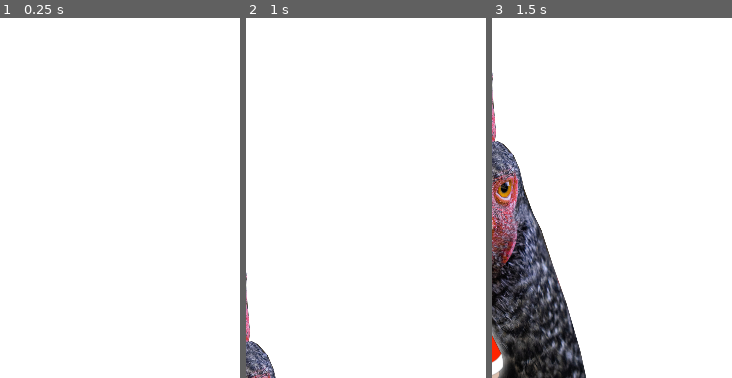
Above: before the commit, frames 1-3 (left to right).
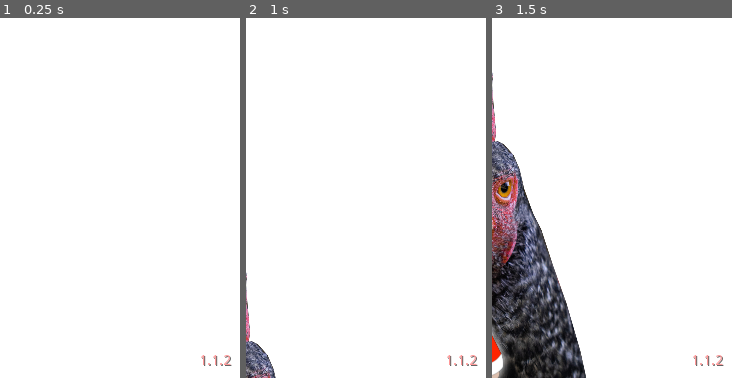
Above: after the commit, the same moments.

Repository: ilf-creative/dodge-them-turkeys
Game: Godot game, scene res://scenes/Main.tscn
Two runs of this game, one before a commit and one after it. Both use one fixed random seed, a clock stepped at 60 frames per second and the inputs below.
Inputs (mouse positions are % of the whole screen's width and height, from its top left):
- Up to frame 1 (0.25 s): no input
- Up to frame 2 (1 s): tap Enter at 0.5 s; move the mouse to (72, 45) at 0.52 s; hold Right (ui_right) from 0.53 s (still down); click (72, 45) at 0.67 s
- Up to frame 3 (1.5 s): move the mouse to (30, 55) at 1.27 s; release Right (ui_right) at 1.28 s; hold Down (ui_down) from 1.28 s (still down)
The pictures show only the part of the screen within x 50-100%, y 50-100%; the shares and areas given below are measured in that part.

The runs differ from the first frame. In frame 1, 0.2% of the frame differs, in the area x 83-97%, y 93-97%; in frame 2, 0.2%; in frame 3, 0.2%.

Commit message:
add version label

Diff:
--- a/project/scenes/HUD.gd
+++ b/project/scenes/HUD.gd
@@ -1,5 +1,8 @@
 extends CanvasLayer
 signal start_game
+
+func _ready():
+	$VersionLabel.text = "1.1.2"
 
 func show():
 	$Message.show()
@@ -29,6 +32,7 @@
 	yield(get_tree().create_timer(1), "timeout")
 	$StartButton.show()
 	$CodeButton.show()
+	$VersionLabel.show()
 
 func update_score(score):
 	var gift_s = "" if score == 1 else "s"
@@ -42,6 +46,7 @@
 func _on_StartButton_pressed():
 	$StartButton.hide()
 	$CodeButton.hide()
+	$VersionLabel.hide()
 	emit_signal("start_game")
 
 
--- a/project/scenes/HUD.tscn
+++ b/project/scenes/HUD.tscn
@@ -140,6 +140,22 @@
 "_edit_use_anchors_": false
 }
 
+[node name="VersionLabel" type="Label" parent="."]
+anchor_top = 1.0
+anchor_right = 1.0
+anchor_bottom = 1.0
+margin_top = -24.0
+margin_right = -10.0
+margin_bottom = -10.0
+custom_colors/font_color = Color( 1, 0.6, 0.6, 1 )
+custom_colors/font_color_shadow = Color( 0, 0, 0, 0.603922 )
+text = "00.00.00"
+align = 2
+valign = 2
+__meta__ = {
+"_edit_use_anchors_": false
+}
+
 [connection signal="timeout" from="MessageTimer" to="." method="_on_MessageTimer_timeout"]
 [connection signal="pressed" from="StartButton" to="." method="_on_StartButton_pressed"]
 [connection signal="pressed" from="CodeButton" to="." method="_on_CodeButton_pressed"]
